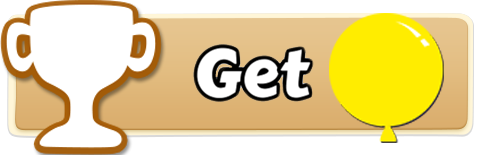
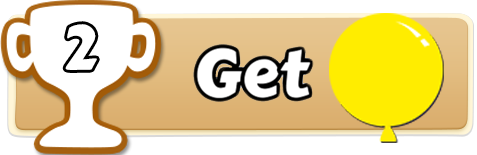
Layered file, before and after one edit (477x155). Changes by layer:
added layer "2" above "Cup icon 사본" over [65, 24, 97, 70]
